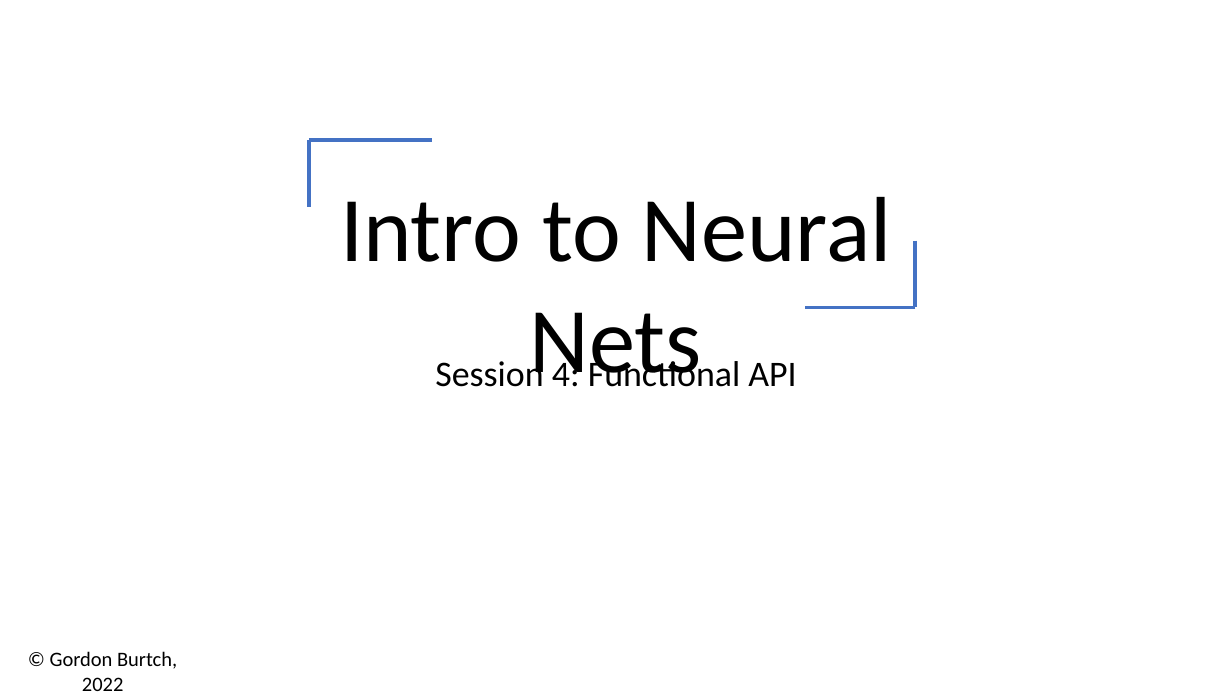
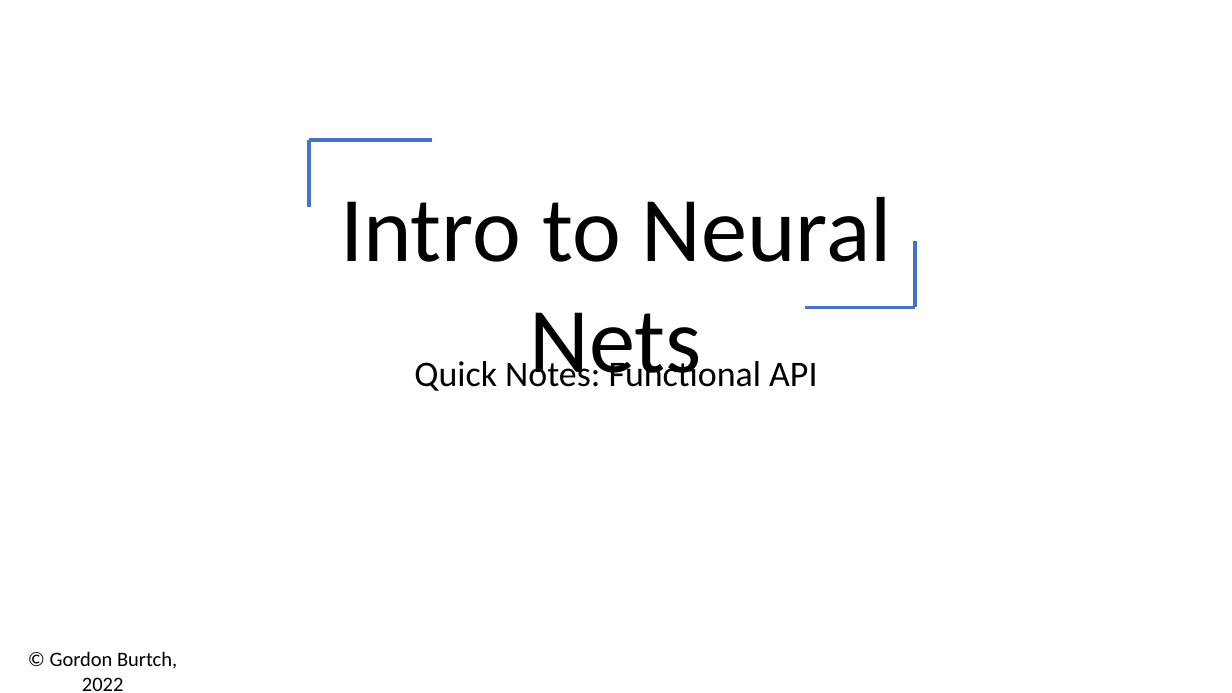
Before and after one commit to gburtch/NYU---ModernAI, a slide deck: slide 1 of Session 4-5/04 - 1 - FunctionalAPI.pptx. Drawn at 1232x693 pixels with LibreOffice and Linux fonts; fonts in the diff are those of the drawing. Boxes give left, top, right and bottom in pixels: in the first picture for what was removed or moved away, otherwise in the second. Text is boxed around its words. In the diff, an @@ line names an element or a change of style, - is before the commit and + after.

```diff
--- a/Session 4-5/04 - 1 - FunctionalAPI.pptx
+++ b/Session 4-5/04 - 1 - FunctionalAPI.pptx
@@ text at (x1=414, y1=357, x2=817, y2=391): text changed @@
-Session 4: Functional API
+Quick Notes: Functional API
```
Also in this commit, not shown: 9 other slides changed, 1 slide removed, 26 other files.
